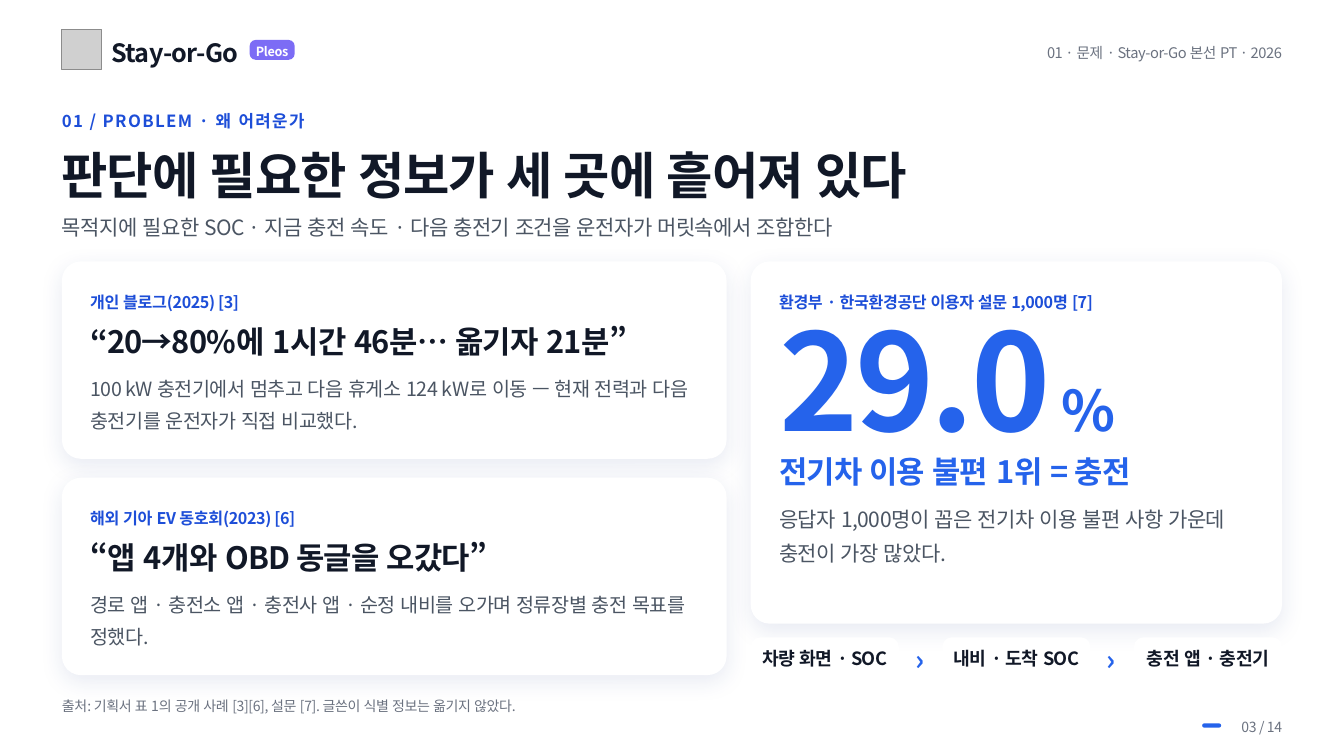
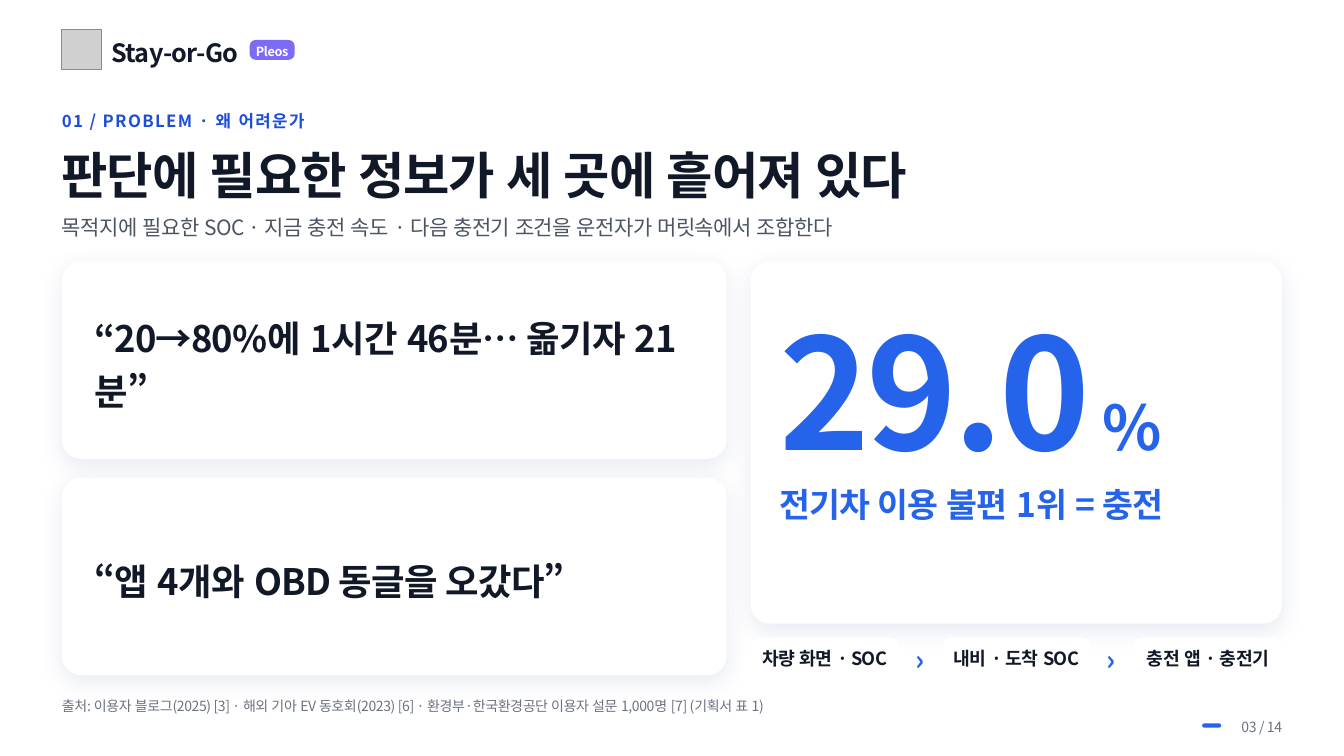
Before and after one commit to NL-Hackerton/Hyundai-Car-App-Challenge-2026, a slide deck: slide 3 of pt/대학생_김&양_Stay-or-Go.pptx. Drawn at 1344x756 pixels with LibreOffice and Linux fonts; fonts in the diff are those of the drawing; grey boxes stand for pictures; background and template pictures are left out. Boxes give left, top, right and bottom in pixels: in the first picture for what was removed or moved away, otherwise in the second. Text is boxed around its words. In the diff, an @@ line names an element or a change of style, - is before the commit and + after.

```diff
--- a/pt/대학생_김&양_Stay-or-Go.pptx
+++ b/pt/대학생_김&양_Stay-or-Go.pptx
@@ text removed at [1047, 46, 1282, 62] @@
-01 · 문제 · Stay-or-Go 본선 PT · 2026
@@ text "“20→80%에 1시간 46분… 옮기자 21분”" at [94, 321, 626, 356]: size 22 to 26 pt, letter spacing -0.6 to -0.7 pt @@
@@ text removed at [90, 294, 239, 311] @@
-개인 블로그(2025) [3]
@@ text removed at [779, 294, 1093, 312] @@
-환경부 · 한국환경공단 이용자 설문 1,000명 [7]
@@ text "29.0 %" at [779, 334, 1090, 452]: size 96 to 110 pt, letter spacing -2.4 to -2.8 pt in "29.0"; size 40 to 44 pt, letter spacing -1 to -1.1 pt in "%" @@
@@ text removed at [90, 379, 689, 430] @@
-100 kW 충전기에서 멈추고 다음 휴게소 124 kW로 이동 — 현재 전력과 다음 충전기를 운전자가 직접 비교했다.
@@ text "“앱 4개와 OBD 동글을 오갔다”" at [94, 563, 565, 599]: size 22 to 26 pt, letter spacing -0.6 to -0.7 pt @@
@@ text "“앱 4개와 OBD 동글을 오갔다”": place and size @@
-text "“앱 4개와 OBD 동글을 오갔다”" at [90, 542, 487, 572]
+text "“앱 4개와 OBD 동글을 오갔다”" at [94, 563, 565, 599]
@@ text "전기차 이용 불편 1위 = ...": place and size @@
-text "전기차 이용 불편 1위 = ..." at [779, 457, 1131, 486]
+text "전기차 이용 불편 1위 = ..." at [779, 488, 1163, 520]
@@ text "전기차 이용 불편 1위 = ..." at [779, 488, 1163, 520]: size 22 to 24 pt @@
@@ text removed at [779, 509, 1225, 563] @@
-응답자 1,000명이 꼽은 전기차 이용 불편 사항 가운데 충전이 가장 많았다.
@@ text removed at [90, 510, 295, 527] @@
-해외 기아 EV 동호회(2023) [6]
@@ text removed at [90, 596, 685, 646] @@
-경로 앱 · 충전소 앱 · 충전사 앱 · 순정 내비를 오가며 정류장별 충전 목표를 정했다.
@@ text removed at [62, 699, 516, 714] @@
-출처: 기획서 표 1의 공개 사례 [3][6], 설문 [7]. 글쓴이 식별 정보는 옮기지 않았다.
@@ text added at [62, 699, 764, 714], 10 pt, text #6B7280 @@
+출처: 이용자 블로그(2025) [3] · 해외 기아 EV 동호회(2023) [6] · 환경부·한국환경공단 이용자 설문 1,000명 [7] (기획서 표 1)
```
Also in this commit, not shown: 13 other slides changed, 17 other files.
